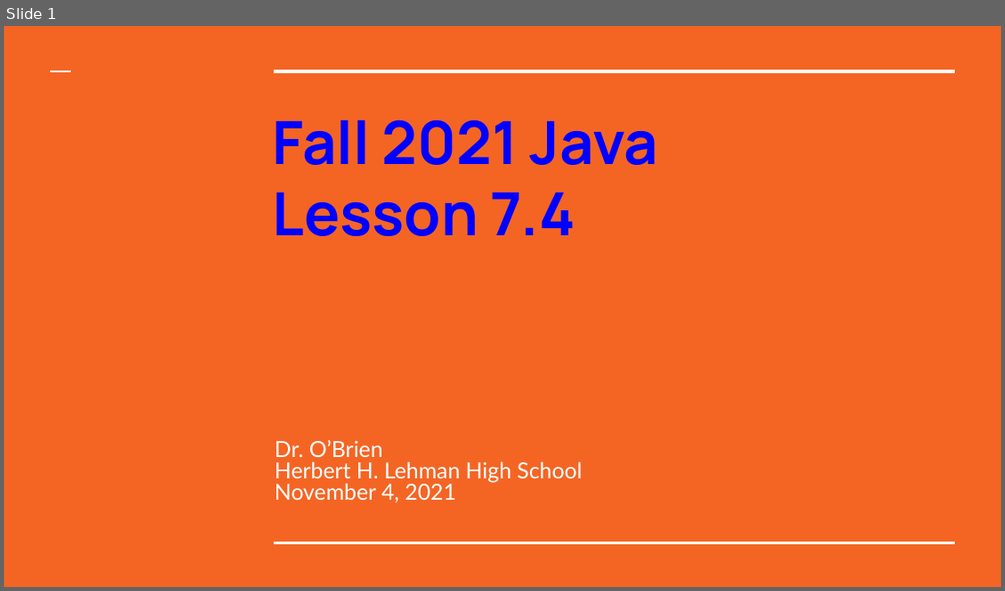
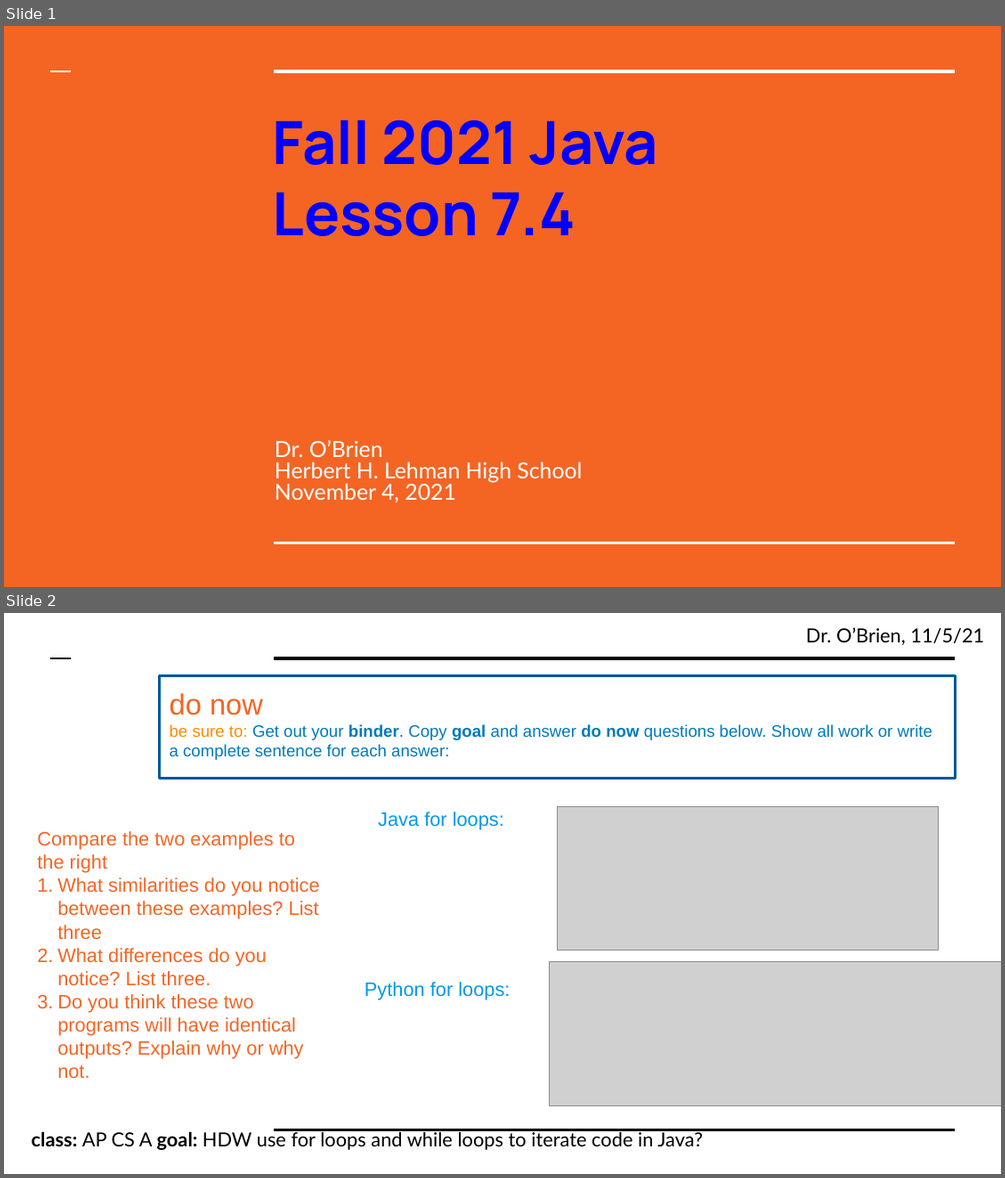
Before and after one commit to cobrien87/work, a slide deck: old/lesson_74_java.pptx. Shown one above the other, each under a label of ours: slide 1 before the commit, slides 1 and 2 after it. The pictures are 1005x591 and 1005x1178 pixels, drawn with LibreOffice and Linux fonts; fonts in the diff are those of the drawing; grey boxes stand for pictures; background and template pictures are left out. Boxes give left, top, right and bottom in pixels: in the first picture for what was removed or moved away, otherwise in the second. Text is boxed around its words. In the diff, an @@ line names an element or a change of style, - is before the commit and + after.

```diff
--- a/old/lesson_74_java.pptx
+++ b/old/lesson_74_java.pptx
@@ slide 2 added at (4,613,1001,1174), background #FFFFFF @@
@@ text added at (806,627,984,645), 14 pt, text #000000 @@
+Dr. O’Brien, 11/5/21
@@ line added from (51, 657) to (71, 657), #000000 1.5 pt @@
@@ line added from (275, 657) to (955, 657), #000000 3 pt @@
@@ title added at (160,676,956,779), fill #FFFFFF, outline #01579B 2 pt, 12 pt, text #007ABA @@
+do now
+be sure to: Get out your binder. Copy goal and answer do now questions below. Show all work or write a complete sentence for each answer:
@@ text added at (378,811,504,830), 14 pt, text #0099E8 @@
+Java for loops:
@@ picture added at (558,806,938,949) @@
@@ text added at (37,831,320,1078), 14 pt, text #F46524 @@
+Compare the two examples to the right
+1. What similarities do you notice between these examples? List three
+2. What differences do you notice? List three.
+3. Do you think these two programs will have identical outputs? Explain why or why not.
@@ text added at (364,981,510,1000), 14 pt, text #0099E8 @@
+Python for loops:
@@ picture added at (550,962,1001,1105) @@
@@ text added at (32,1129,703,1150), 14 pt, text #000000 @@
+class: AP CS A goal: HDW use for loops and while loops to iterate code in Java?
@@ line added from (275, 1129) to (955, 1129), #000000 1.5 pt @@
```
Also in this commit, not shown: 6 slides changed, 1 other slide added, 1 slide removed, 10 other files.
